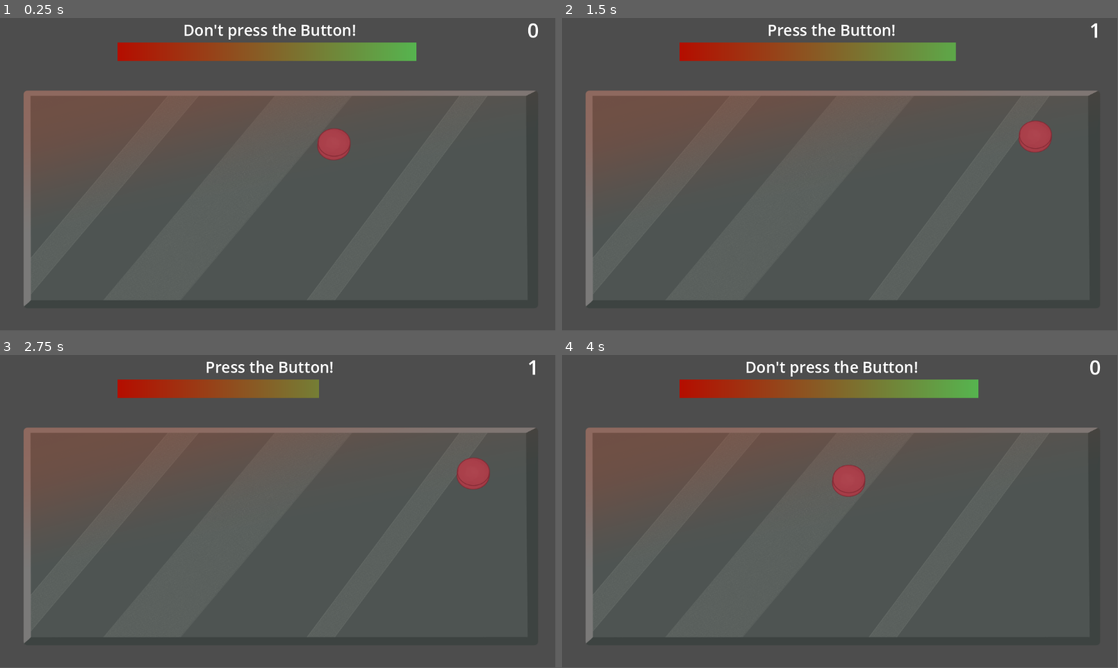
Above: before the commit, frames 1-4 (two rows, left to right).
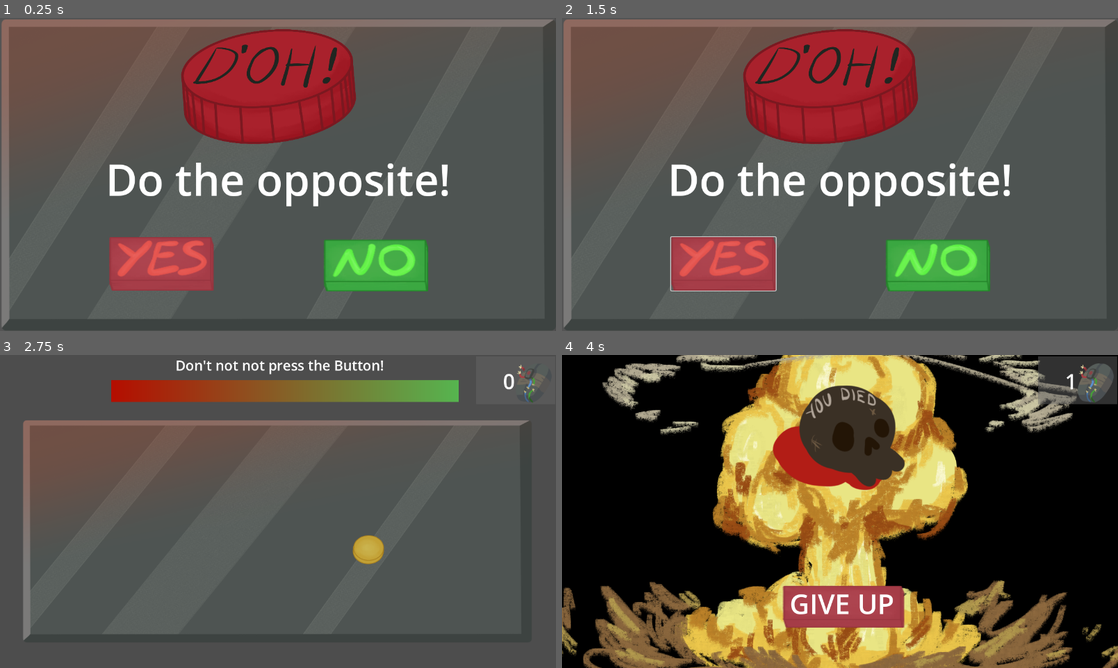
Above: after the commit, the same moments.

Repository: bene-labs/MiniJam_2023_07
Game: Godot game, scene res://challenges/main_menu.tscn
Two runs of this game, one before a commit and one after it. Both use one fixed random seed, a clock stepped at 60 frames per second and the inputs below. Before the commit the project starts from res://game.tscn.
Inputs (mouse positions are in pixels of both pictures, inside the frame that each line leads up to; where the layout moved, square brackets give the same spot in the first picture):
- Up to frame 1 (0.25 s): no input
- Up to frame 2 (1.5 s): click (723, 262) at 0.52 s; click (895, 143) at 1.27 s
- Up to frame 3 (2.75 s): click (378, 602) at 2.02 s
- Up to frame 4 (4 s): click (928, 549) [1034, 473] at 2.75 s; click (673, 589) [895, 608] at 3.5 s
In our replay, the window is 799x449 before the commit and 800x450 after it. These sizes can differ from the game's own. Grey fills any space a smaller window leaves; there, only what the larger window draws over its background counts as a difference.

The runs differ from the first frame. In frame 1, 33% of the frame differs, in the area x 0-100%, y 0-99%; in frame 2, 33%; in frame 3, 7.8%; in frame 4, 99%, in the area x 0-100%, y 0-100%.

Commit message:
upload final jam version

Diff:
--- a/OppositeBombDefusal/Bomb.gd
+++ b/OppositeBombDefusal/Bomb.gd
@@ -16,11 +16,13 @@
 
 var score = 0
 
+signal gameover
+
 # Called when the node enters the scene tree for the first time.
 func _ready():
 	instruction = get_node("Instruction")
 	buttonArea = get_node("ButtonArea")
-	scoreText = get_node("Score")
+	scoreText = $"../Score"
 	timer = get_node("Timer")
 	scoreText.text = str(score)
 	randomize()
@@ -50,7 +52,7 @@
 		_on_challenge_failed()
 
 func _on_challenge_failed():
-	get_tree().reload_current_scene()
+	emit_signal("gameover")
 
 func _on_challenge_completed():
 	score += 1
--- /dev/null
+++ b/OppositeBombDefusal/MultiButtonChallenge.gd
@@ -0,0 +1,40 @@
+extends "res://scripts/Challenge.gd"
+
+const BombButton = preload("res://scripts/BombButton.gd")
+
+@export var buttons : Array[PackedScene]
+@export var pressPrompts : Array[String] = ["Don't press the Button!"]
+@export var dontPressPrompts : Array[String] = ["Press the Button!"]
+
+@export var minButtons : int = 2
+@export var maxButtons : int = 6
+
+var activeButtons = Array[BombButton]
+
+func setup(buttonArea : ReferenceRect, instructionLabel : Label):
+	super.setup(buttonArea, instructionLabel)
+
+	var shouldPress = true if randi() % 2 == 1 else false
+
+
+	for i in range(randi_range(minButtons, maxButtons)):
+		var activeButton = buttons[randi() % buttons.size()].instantiate()
+		buttonArea.add_child(activeButton)
+		activeButton.set_position(Vector2(
+			randf_range(0, buttonArea.get_rect().size.x - activeButton.get_rect().size.x),
+			randf_range(0,  buttonArea.get_rect().size.y - activeButton.get_rect().size.y)
+		 ))
+		instructionLabel.text = pressPrompts[randi() % pressPrompts.size()] if shouldPress else dontPressPrompts[randi() % dontPressPrompts.size()]
+		activeButton.shouldPress = shouldPress
+		activeButton.connect("pressed", _on_button_pressed)
+
+func clear():
+	#activeButton.queue_free()
+	queue_free()
+
+func _on_button1_pressed():
+	pass
+
+func is_completed():
+	super.is_completed()
+	return not activeButton.shouldPress
--- a/OppositeBombDefusal/SingleButtonChallenge.gd
+++ b/OppositeBombDefusal/SingleButtonChallenge.gd
@@ -2,7 +2,7 @@
 
 const BombButton = preload("res://scripts/BombButton.gd")
 
-@export var button : PackedScene
+@export var buttons : Array[PackedScene]
 @export var pressPrompts : Array[String] = ["Don't press the Button!"]
 @export var dontPressPrompts : Array[String] = ["Press the Button!"]
 
@@ -13,7 +13,7 @@
 
 	var shouldPress = true if randi() % 2 == 1 else false
 
-	activeButton = button.instantiate()
+	activeButton = buttons[randi() % buttons.size()].instantiate()
 	buttonArea.add_child(activeButton)
 	activeButton.set_position(Vector2(
 		randf_range(0, buttonArea.get_rect().size.x - activeButton.get_rect().size.x),
--- /dev/null
+++ b/OppositeBombDefusal/buttons/button_purple.tscn
@@ -0,0 +1,22 @@
+[gd_scene load_steps=7 format=3 uid="uid://be3t0pv2x4r5h"]
+
+[ext_resource type="Texture2D" uid="uid://feet1ioi6y4n" path="res://art/button_round_purple_NORMAL.png" id="1_6kfqu"]
+[ext_resource type="Texture2D" uid="uid://bshvsbtssfvqq" path="res://art/button_round_purple_PRESS.png" id="2_84mjq"]
+[ext_resource type="Script" path="res://scripts/BombButton.gd" id="3_egh72"]
+
+[sub_resource type="StyleBoxTexture" id="StyleBoxTexture_3qase"]
+texture = ExtResource("1_6kfqu")
+
+[sub_resource type="StyleBoxTexture" id="StyleBoxTexture_wavkp"]
+texture = ExtResource("1_6kfqu")
+
+[sub_resource type="StyleBoxTexture" id="StyleBoxTexture_poqb2"]
+texture = ExtResource("2_84mjq")
+
+[node name="SingleButton" type="Button"]
+offset_right = 72.0
+offset_bottom = 68.0
+theme_override_styles/normal = SubResource("StyleBoxTexture_3qase")
+theme_override_styles/hover = SubResource("StyleBoxTexture_wavkp")
+theme_override_styles/pressed = SubResource("StyleBoxTexture_poqb2")
+script = ExtResource("3_egh72")
--- /dev/null
+++ b/OppositeBombDefusal/buttons/button_square.tscn
@@ -0,0 +1,22 @@
+[gd_scene load_steps=7 format=3 uid="uid://cesb46oul41h6"]
+
+[ext_resource type="Texture2D" uid="uid://h83f6lv4qpyn" path="res://art/button_square_red_NORMAL.png" id="1_dwmab"]
+[ext_resource type="Texture2D" uid="uid://dy7uojhbg54tj" path="res://art/button_square_red_PRESS.png" id="2_xftkl"]
+[ext_resource type="Script" path="res://scripts/BombButton.gd" id="3_fnmrn"]
+
+[sub_resource type="StyleBoxTexture" id="StyleBoxTexture_3qase"]
+texture = ExtResource("1_dwmab")
+
+[sub_resource type="StyleBoxTexture" id="StyleBoxTexture_wavkp"]
+texture = ExtResource("1_dwmab")
+
+[sub_resource type="StyleBoxTexture" id="StyleBoxTexture_poqb2"]
+texture = ExtResource("2_xftkl")
+
+[node name="SingleButton" type="Button"]
+offset_right = 72.0
+offset_bottom = 68.0
+theme_override_styles/normal = SubResource("StyleBoxTexture_3qase")
+theme_override_styles/hover = SubResource("StyleBoxTexture_wavkp")
+theme_override_styles/pressed = SubResource("StyleBoxTexture_poqb2")
+script = ExtResource("3_fnmrn")
--- /dev/null
+++ b/OppositeBombDefusal/buttons/button_yellow.tscn
@@ -0,0 +1,22 @@
+[gd_scene load_steps=7 format=3 uid="uid://c0wvrsx1q1arq"]
+
+[ext_resource type="Texture2D" uid="uid://chyufxlags8eh" path="res://art/button_round_yellow_NORMAL.png" id="1_16fep"]
+[ext_resource type="Texture2D" uid="uid://c8wigd4k5m1eb" path="res://art/button_round_yellow_PRESS.png" id="2_oehkq"]
+[ext_resource type="Script" path="res://scripts/BombButton.gd" id="3_vdyfb"]
+
+[sub_resource type="StyleBoxTexture" id="StyleBoxTexture_3qase"]
+texture = ExtResource("1_16fep")
+
+[sub_resource type="StyleBoxTexture" id="StyleBoxTexture_wavkp"]
+texture = ExtResource("1_16fep")
+
+[sub_resource type="StyleBoxTexture" id="StyleBoxTexture_poqb2"]
+texture = ExtResource("2_oehkq")
+
+[node name="SingleButton" type="Button"]
+offset_right = 72.0
+offset_bottom = 68.0
+theme_override_styles/normal = SubResource("StyleBoxTexture_3qase")
+theme_override_styles/hover = SubResource("StyleBoxTexture_wavkp")
+theme_override_styles/pressed = SubResource("StyleBoxTexture_poqb2")
+script = ExtResource("3_vdyfb")
--- /dev/null
+++ b/OppositeBombDefusal/buttons/single_button.tscn
@@ -0,0 +1,22 @@
+[gd_scene load_steps=7 format=3 uid="uid://c3iiln68t23k2"]
+
+[ext_resource type="Texture2D" uid="uid://blq8jyglwyuis" path="res://art/button_round_red_NORMAL.png" id="1_33wmo"]
+[ext_resource type="Texture2D" uid="uid://cm0tatf4v06d" path="res://art/button_round_red_PRESS.png" id="2_1ec5g"]
+[ext_resource type="Script" path="res://scripts/BombButton.gd" id="3_8wlg5"]
+
+[sub_resource type="StyleBoxTexture" id="StyleBoxTexture_3qase"]
+texture = ExtResource("1_33wmo")
+
+[sub_resource type="StyleBoxTexture" id="StyleBoxTexture_wavkp"]
+texture = ExtResource("1_33wmo")
+
+[sub_resource type="StyleBoxTexture" id="StyleBoxTexture_poqb2"]
+texture = ExtResource("2_1ec5g")
+
+[node name="SingleButton" type="Button"]
+offset_right = 72.0
+offset_bottom = 68.0
+theme_override_styles/normal = SubResource("StyleBoxTexture_3qase")
+theme_override_styles/hover = SubResource("StyleBoxTexture_wavkp")
+theme_override_styles/pressed = SubResource("StyleBoxTexture_poqb2")
+script = ExtResource("3_8wlg5")
--- /dev/null
+++ b/OppositeBombDefusal/challenges/main_menu.gd
@@ -0,0 +1,15 @@
+extends Node2D
+
+
+# Called when the node enters the scene tree for the first time.
+func _ready():
+	pass # Replace with function body.
+
+
+# Called every frame. 'delta' is the elapsed time since the previous frame.
+func _process(delta):
+	pass
+
+
+func _on_start_button_pressed():
+	get_tree().change_scene_to_file("res://game.tscn")
--- /dev/null
+++ b/OppositeBombDefusal/challenges/main_menu.tscn
@@ -0,0 +1,78 @@
+[gd_scene load_steps=15 format=3 uid="uid://cbywndd1usuo7"]
+
+[ext_resource type="Texture2D" uid="uid://b7nipcqcmj86q" path="res://art/bomb_base_flat.png" id="1_uilbd"]
+[ext_resource type="Script" path="res://challenges/main_menu.gd" id="1_wlxjx"]
+[ext_resource type="Texture2D" uid="uid://dxfjirils28iq" path="res://art/button_square_YES_NORMAL.png" id="2_j5336"]
+[ext_resource type="Texture2D" uid="uid://c16464aohi03h" path="res://art/button_square_YES_PRESSED.png" id="3_gdp55"]
+[ext_resource type="Texture2D" uid="uid://5lkb20uxcioo" path="res://art/button_square_NO_NORMAL.png" id="5_srepq"]
+[ext_resource type="Texture2D" uid="uid://d058n03cbg4ih" path="res://art/button_square_NO_PRESSED.png" id="6_3jcb1"]
+[ext_resource type="Texture2D" uid="uid://cv8sch21dgvqt" path="res://art/LOGO.png" id="7_5samm"]
+
+[sub_resource type="StyleBoxTexture" id="StyleBoxTexture_qwxtx"]
+texture = ExtResource("2_j5336")
+
+[sub_resource type="StyleBoxTexture" id="StyleBoxTexture_si1qd"]
+texture = ExtResource("2_j5336")
+
+[sub_resource type="StyleBoxTexture" id="StyleBoxTexture_a3e4t"]
+texture = ExtResource("3_gdp55")
+
+[sub_resource type="StyleBoxTexture" id="StyleBoxTexture_q1fv8"]
+texture = ExtResource("5_srepq")
+
+[sub_resource type="StyleBoxTexture" id="StyleBoxTexture_7qd63"]
+texture = ExtResource("5_srepq")
+
+[sub_resource type="StyleBoxTexture" id="StyleBoxTexture_sqmf1"]
+texture = ExtResource("6_3jcb1")
+
+[sub_resource type="LabelSettings" id="LabelSettings_1i6g1"]
+font_size = 100
+
+[node name="MainMenu" type="Node2D"]
+script = ExtResource("1_wlxjx")
+
+[node name="ColorRect" type="ColorRect" parent="."]
+offset_right = 1277.0
+offset_bottom = 720.0
+color = Color(0.329412, 0.329412, 0.329412, 1)
+
+[node name="BombBaseFlat" type="Sprite2D" parent="."]
+position = Vector2(641.5, 359.5)
+scale = Vector2(0.901478, 0.994483)
+texture = ExtResource("1_uilbd")
+
+[node name="Button" type="Button" parent="."]
+offset_left = 251.0
+offset_top = 504.0
+offset_right = 492.0
+offset_bottom = 627.0
+theme_override_styles/normal = SubResource("StyleBoxTexture_qwxtx")
+theme_override_styles/hover = SubResource("StyleBoxTexture_si1qd")
+theme_override_styles/pressed = SubResource("StyleBoxTexture_a3e4t")
+
+[node name="StartButton" type="Button" parent="."]
+offset_left = 745.0
+offset_top = 506.0
+offset_right = 986.0
+offset_bottom = 629.0
+theme_override_styles/normal = SubResource("StyleBoxTexture_q1fv8")
+theme_override_styles/hover = SubResource("StyleBoxTexture_7qd63")
+theme_override_styles/pressed = SubResource("StyleBoxTexture_sqmf1")
+
+[node name="Label" type="Label" parent="."]
+offset_left = 11.0
+offset_top = 292.0
+offset_right = 1271.0
+offset_bottom = 450.0
+text = "Do the opposite!"
+label_settings = SubResource("LabelSettings_1i6g1")
+horizontal_alignment = 1
+vertical_alignment = 1
+
+[node name="Logo" type="Sprite2D" parent="."]
+position = Vector2(625, 158)
+scale = Vector2(0.412352, 0.332512)
+texture = ExtResource("7_5samm")
+
+[connection signal="pressed" from="StartButton" to="." method="_on_start_button_pressed"]
--- /dev/null
+++ b/OppositeBombDefusal/challenges/multi_button_challenge.tscn
@@ -0,0 +1,11 @@
+[gd_scene load_steps=2 format=3 uid="uid://dklxje6sf02bh"]
+
+[ext_resource type="Script" path="res://MultiButtonChallenge.gd" id="1_db7ob"]
+
+[node name="MultiButtonChallenge" type="Node2D"]
+script = ExtResource("1_db7ob")
+buttons = null
+pressPrompts = null
+dontPressPrompts = null
+minButtons = null
+maxButtons = null
--- a/OppositeBombDefusal/challenges/single_button_challenge.tscn
+++ b/OppositeBombDefusal/challenges/single_button_challenge.tscn
@@ -1,10 +1,13 @@
-[gd_scene load_steps=3 format=3 uid="uid://crj81icqlrl34"]
+[gd_scene load_steps=6 format=3 uid="uid://crj81icqlrl34"]
 
 [ext_resource type="Script" path="res://SingleButtonChallenge.gd" id="1_56qh7"]
-[ext_resource type="PackedScene" uid="uid://c3iiln68t23k2" path="res://single_button.tscn" id="2_3uwwo"]
+[ext_resource type="PackedScene" uid="uid://cesb46oul41h6" path="res://buttons/button_square.tscn" id="2_xm04n"]
+[ext_resource type="PackedScene" uid="uid://be3t0pv2x4r5h" path="res://buttons/button_purple.tscn" id="3_lkp8b"]
+[ext_resource type="PackedScene" uid="uid://c3iiln68t23k2" path="res://buttons/single_button.tscn" id="4_5sj4i"]
+[ext_resource type="PackedScene" uid="uid://c0wvrsx1q1arq" path="res://buttons/button_yellow.tscn" id="5_8stqo"]
 
 [node name="SingleButtonChallenge" type="Node2D"]
 script = ExtResource("1_56qh7")
-button = ExtResource("2_3uwwo")
-pressPrompts = Array[String](["Don't press the Button!", "Leave the button unpressed!", "Don't not not press the Button!"])
-dontPressPrompts = Array[String](["Press the Button!", "Don't not press the button!", "You mustn't not press the button!"])
+buttons = Array[PackedScene]([ExtResource("2_xm04n"), ExtResource("3_lkp8b"), ExtResource("4_5sj4i"), ExtResource("5_8stqo")])
+pressPrompts = Array[String](["Don't press the Button!", "Leave the button unpressed!", "Don't not not press the Button!", "If the Button is not pressed yet, don't press it.", "Never press the button!", "Do not press the button!", "You shall not press the button!", "It is forbidden to press the button!"])
+dontPressPrompts = Array[String](["Press the Button!", "Don't not press the button!", "You mustn't not press the button!", "Press the damn button!", "Don't even think about not pressing the button!", "if every letter in this sentence is not upper-case, press the button!", "If there is a button, press it!", "Press the button if you want to live!"])
--- a/OppositeBombDefusal/game.gd
+++ b/OppositeBombDefusal/game.gd
@@ -1,7 +1,9 @@
 extends Node2D
 
-
-
+@onready var bomb = $Bomb
+@onready var gameOver = $GameOver
+@onready var loseSound = $GameOver/LoseSound
+@onready var restartButton = $GameOver/RestartButton
 
 # Called when the node enters the scene tree for the first time.
 func _ready():
@@ -11,3 +13,14 @@
 # Called every frame. 'delta' is the elapsed time since the previous frame.
 func _process(delta):
 	pass
+
+
+func _on_bomb_gameover():
+	loseSound.play(0.2)
+	bomb.queue_free()
+	gameOver.show()
+	restartButton.disabled = false
+
+
+func _on_restart_button_pressed():
+	get_tree().reload_current_scene()
--- a/OppositeBombDefusal/game.tscn
+++ b/OppositeBombDefusal/game.tscn
@@ -1,49 +1,99 @@
-[gd_scene load_steps=10 format=3 uid="uid://st0x0js1gcut"]
+[gd_scene load_steps=17 format=3 uid="uid://st0x0js1gcut"]
 
 [ext_resource type="Script" path="res://game.gd" id="1_hykuy"]
 [ext_resource type="Script" path="res://Bomb.gd" id="2_t60ak"]
+[ext_resource type="Texture2D" uid="uid://cwu4olfx25wqx" path="res://art/EXPLODE.png" id="2_uvb8y"]
+[ext_resource type="AudioStream" uid="uid://dov33ags28ldp" path="res://art/explosion_01-6225 (1).mp3" id="3_1t81l"]
 [ext_resource type="PackedScene" uid="uid://crj81icqlrl34" path="res://challenges/single_button_challenge.tscn" id="3_ty3vx"]
 [ext_resource type="Script" path="res://Timer.gd" id="4_aeiwt"]
 [ext_resource type="Texture2D" uid="uid://b7nipcqcmj86q" path="res://art/bomb_base_flat.png" id="4_knda7"]
+[ext_resource type="PackedScene" uid="uid://cesb46oul41h6" path="res://buttons/button_square.tscn" id="4_rshud"]
+[ext_resource type="Texture2D" uid="uid://b1nv7aeop5pt1" path="res://art/YOU_DIED.png" id="5_716w2"]
+[ext_resource type="Texture2D" uid="uid://qrko3kp7ys65" path="res://art/diffuse_icon_1.png" id="6_1k5d4"]
+[ext_resource type="AudioStream" uid="uid://cqqpdgcnua1pr" path="res://art/BombDiffuseParty.wav" id="11_sam4i"]
+
+[sub_resource type="LabelSettings" id="LabelSettings_gfga0"]
+font_size = 63
 
 [sub_resource type="LabelSettings" id="LabelSettings_f5scs"]
 font_size = 32
-
-[sub_resource type="LabelSettings" id="LabelSettings_h5gun"]
-font_size = 42
 
 [sub_resource type="Gradient" id="Gradient_dixx2"]
 colors = PackedColorArray(0.709804, 0.054902, 0, 1, 0.338907, 0.71, 0.3124, 1)
 
 [sub_resource type="GradientTexture2D" id="GradientTexture2D_bcpea"]
 gradient = SubResource("Gradient_dixx2")
-width = 620
-height = 38
+width = 800
+height = 50
+
+[sub_resource type="LabelSettings" id="LabelSettings_h5gun"]
+font_size = 48
 
 [node name="Game" type="Node2D"]
 script = ExtResource("1_hykuy")
 
-[node name="Bomb" type="Control" parent="."]
+[node name="GameOver" type="Control" parent="."]
+visible = false
 layout_mode = 3
 anchors_preset = 0
 offset_left = 5.0
 offset_top = 1.0
-offset_right = 1152.0
-offset_bottom = 645.0
+offset_right = 1289.0
+offset_bottom = 730.0
+
+[node name="Sprite2D" type="Sprite2D" parent="GameOver"]
+position = Vector2(640.5, 360.5)
+scale = Vector2(0.673438, 0.682407)
+texture = ExtResource("2_uvb8y")
+
+[node name="LoseSound" type="AudioStreamPlayer2D" parent="GameOver"]
+stream = ExtResource("3_1t81l")
+
+[node name="RestartButton" parent="GameOver" instance=ExtResource("4_rshud")]
+layout_mode = 0
+offset_left = 503.0
+offset_top = 528.0
+offset_right = 783.0
+offset_bottom = 626.0
+disabled = true
+
+[node name="Label" type="Label" parent="GameOver/RestartButton"]
+layout_mode = 0
+offset_top = -8.0
+offset_right = 274.0
+offset_bottom = 93.0
+text = "GIVE UP"
+label_settings = SubResource("LabelSettings_gfga0")
+horizontal_alignment = 1
+vertical_alignment = 1
+
+[node name="Sprite2D2" type="Sprite2D" parent="GameOver"]
+position = Vector2(631, 191)
+texture = ExtResource("5_716w2")
+
+[node name="Bomb" type="Control" parent="."]
+layout_mode = 3
+anchors_preset = 0
+offset_left = 9.0
+offset_right = 1285.0
+offset_bottom = 717.0
 script = ExtResource("2_t60ak")
 challenges = Array[PackedScene]([ExtResource("3_ty3vx")])
 time_limit = 5.0
-time_limit_scale = 0.95
+time_limit_scale = 0.96
 
 [node name="Sprite2D" type="Sprite2D" parent="Bomb"]
-position = Vector2(577.5, 374.5)
-scale = Vector2(0.753695, 0.627586)
+position = Vector2(629.5, 404.5)
+scale = Vector2(0.826883, 0.710345)
 texture = ExtResource("4_knda7")
 
 [node name="Instruction" type="Label" parent="Bomb"]
-layout_mode = 0
-offset_left = 14.0
-offset_right = 1095.0
+layout_mode = 1
+anchors_preset = -1
+anchor_left = -0.018
+anchor_right = -0.018
+offset_left = 18.968
+offset_right = 1297.97
 offset_bottom = 48.0
 text = "Don't press the button!"
 label_settings = SubResource("LabelSettings_f5scs")
@@ -57,30 +107,20 @@
 anchor_top = 0.5
 anchor_right = 0.5
 anchor_bottom = 0.5
-offset_left = -511.5
-offset_top = -161.0
-offset_right = 517.5
-offset_bottom = 258.0
+offset_left = -572.0
+offset_top = -189.5
+offset_right = 546.0
+offset_bottom = 279.5
 grow_horizontal = 2
 grow_vertical = 2
 border_width = 1.7
 
-[node name="Score" type="Label" parent="Bomb"]
-layout_mode = 0
-offset_left = 994.0
-offset_top = -5.0
-offset_right = 1113.0
-offset_bottom = 49.0
-text = "100"
-label_settings = SubResource("LabelSettings_h5gun")
-horizontal_alignment = 2
-
 [node name="Timer" type="TextureProgressBar" parent="Bomb"]
 layout_mode = 0
-offset_left = 239.0
-offset_top = 50.0
-offset_right = 859.0
-offset_bottom = 89.0
+offset_left = 247.0
+offset_top = 58.0
+offset_right = 1049.0
+offset_bottom = 108.0
 step = 0.01
 value = 100.0
 texture_progress = SubResource("GradientTexture2D_bcpea")
@@ -89,5 +129,33 @@
 [node name="Timer" type="Timer" parent="Bomb/Timer"]
 one_shot = true
 
+[node name="ColorRect" type="ColorRect" parent="."]
+modulate = Color(1, 1, 1, 0.470588)
+offset_left = 1096.0
+offset_top = 3.0
+offset_right = 1278.0
+offset_bottom = 113.0
+color = Color(0.407843, 0.407843, 0.407843, 1)
+
+[node name="Score" type="Label" parent="."]
+offset_left = 1089.0
+offset_top = 27.0
+offset_right = 1185.0
+offset_bottom = 97.0
+text = "100"
+label_settings = SubResource("LabelSettings_h5gun")
+horizontal_alignment = 2
+
+[node name="DefuseIcon" type="Sprite2D" parent="."]
+position = Vector2(1228.63, 63.875)
+scale = Vector2(0.786037, 0.808823)
+texture = ExtResource("6_1k5d4")
+
+[node name="BackgroundMusic" type="AudioStreamPlayer2D" parent="."]
+stream = ExtResource("11_sam4i")
+autoplay = true
+
+[connection signal="pressed" from="GameOver/RestartButton" to="." method="_on_restart_button_pressed"]
+[connection signal="gameover" from="Bomb" to="." method="_on_bomb_gameover"]
 [connection signal="timeout" from="Bomb/Timer" to="Bomb" method="_on_timer_timeout"]
 [connection signal="timeout" from="Bomb/Timer/Timer" to="Bomb/Timer" method="_on_timer_timeout"]
--- a/OppositeBombDefusal/project.godot
+++ b/OppositeBombDefusal/project.godot
@@ -11,9 +11,14 @@
 [application]
 
 config/name="Mini Jam 2023 07"
-run/main_scene="res://game.tscn"
+run/main_scene="res://challenges/main_menu.tscn"
 config/features=PackedStringArray("4.1", "GL Compatibility")
 config/icon="res://icon.svg"
+
+[display]
+
+window/size/viewport_width=1280
+window/size/viewport_height=720
 
 [rendering]
 
--- a/OppositeBombDefusal/single_button.tscn
+++ /dev/null
@@ -1,24 +0,0 @@
-[gd_scene load_steps=7 format=3 uid="uid://c3iiln68t23k2"]
-
-[ext_resource type="Texture2D" uid="uid://blq8jyglwyuis" path="res://art/button_round_red_NORMAL.png" id="1_6kfx7"]
-[ext_resource type="Script" path="res://scripts/BombButton.gd" id="1_afptp"]
-[ext_resource type="Texture2D" uid="uid://cm0tatf4v06d" path="res://art/button_round_red_PRESS.png" id="2_f3hwc"]
-
-[sub_resource type="StyleBoxTexture" id="StyleBoxTexture_3qase"]
-texture = ExtResource("1_6kfx7")
-
-[sub_resource type="StyleBoxTexture" id="StyleBoxTexture_wavkp"]
-texture = ExtResource("1_6kfx7")
-modulate_color = Color(0.768627, 0.0784314, 0.0784314, 1)
-
-[sub_resource type="StyleBoxTexture" id="StyleBoxTexture_poqb2"]
-texture = ExtResource("2_f3hwc")
-modulate_color = Color(0.768627, 0.0784314, 0.0784314, 1)
-
-[node name="SingleButton" type="Button"]
-offset_right = 72.0
-offset_bottom = 68.0
-theme_override_styles/normal = SubResource("StyleBoxTexture_3qase")
-theme_override_styles/hover = SubResource("StyleBoxTexture_wavkp")
-theme_override_styles/pressed = SubResource("StyleBoxTexture_poqb2")
-script = ExtResource("1_afptp")
Not shown, added: OppositeBombDefusal/BombDiffuseParty_1.wav.import
Not shown, added: OppositeBombDefusal/art/BombDiffuseParty.wav.import
Binary file added: OppositeBombDefusal/art/EXPLODE.png
Not shown, added: OppositeBombDefusal/art/EXPLODE.png.import
Binary file added: OppositeBombDefusal/art/LOGO.png
Not shown, added: OppositeBombDefusal/art/LOGO.png.import
Binary file added: OppositeBombDefusal/art/YOU_DIED.png
Not shown, added: OppositeBombDefusal/art/YOU_DIED.png.import
Binary file added: OppositeBombDefusal/art/button_round_purple_NORMAL.png
Not shown, added: OppositeBombDefusal/art/button_round_purple_NORMAL.png.import
Binary file added: OppositeBombDefusal/art/button_round_purple_PRESS.png
Not shown, added: OppositeBombDefusal/art/button_round_purple_PRESS.png.import
(and 22 more such lines)
